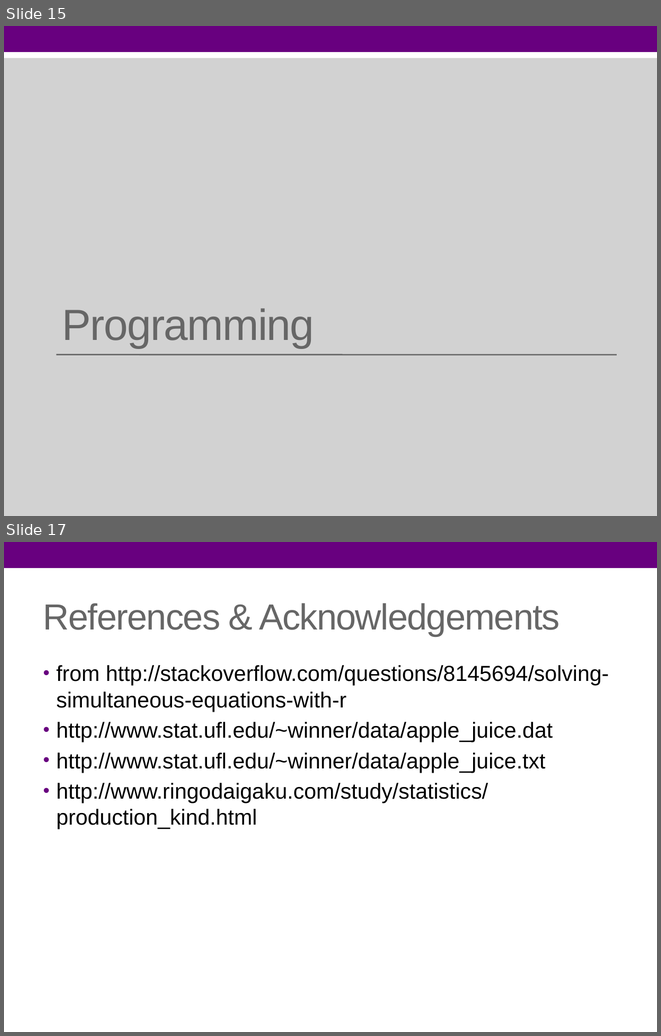
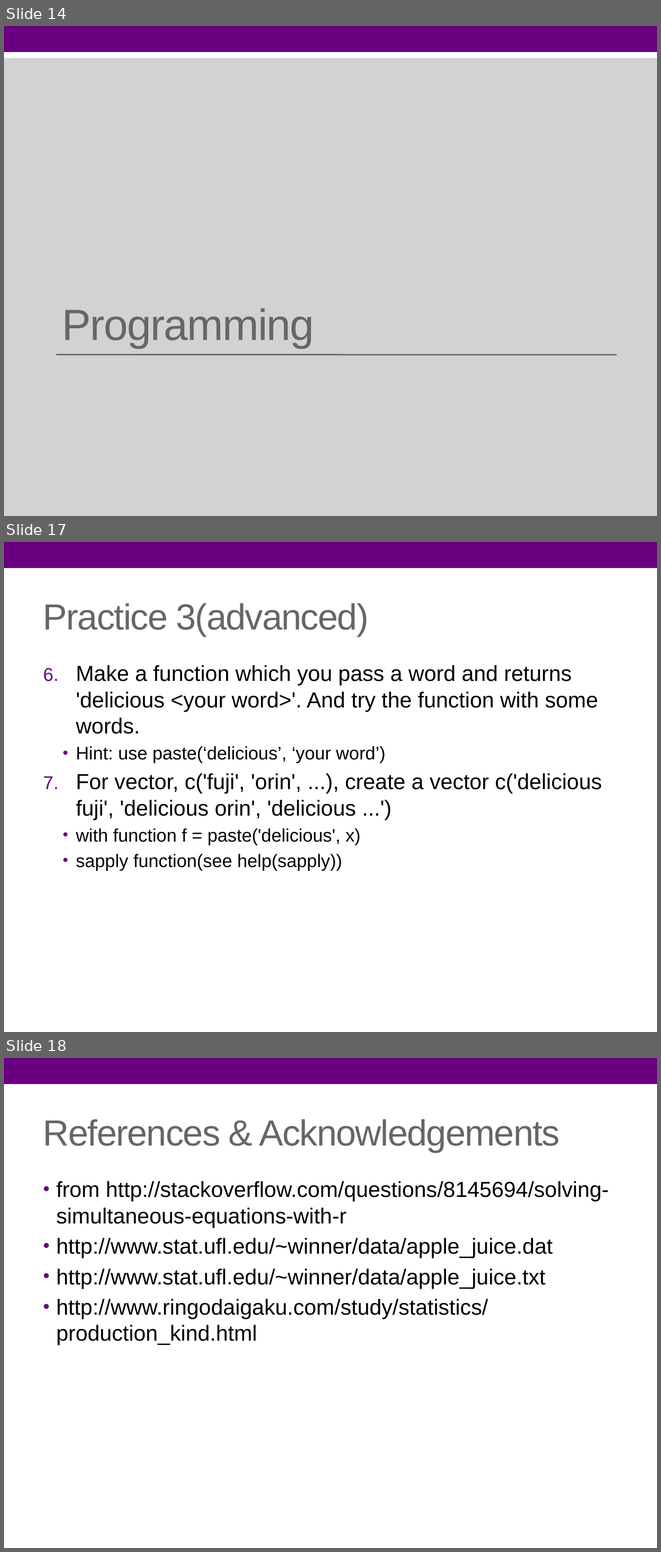
Before and after one commit to arity-r/pRactice, a slide deck: pRactice.pptx. Shown one above the other, each under a label of ours: slides 15 and 17 before the commit, slides 14, 17 and 18 after it; the slides between them are not shown. The pictures are 661x1036 and 661x1552 pixels, drawn with LibreOffice and Linux fonts; fonts in the diff are those of the drawing. Boxes give left, top, right and bottom in pixels: in the first picture for what was removed or moved away, otherwise in the second. Text is boxed around its words. In the diff, an @@ line names an element or a change of style, - is before the commit and + after.

```diff
--- a/pRactice.pptx
+++ b/pRactice.pptx
@@ slide 17 added at (4,542,657,1032), background #FFFFFF; not listed: 1 template element that a slide beside it also shows @@
@@ title added at (43,603,369,636), 40 pt, text #666666 @@
+Practice 3(advanced)
@@ text added at (76,665,602,870), 24 pt, text #000000 @@
+6. Make a function which you pass a word and returns 'delicious <your word>'. And try the function with some words.
+  • Hint: use paste(‘delicious’, ‘your word’)
+7. For vector, c('fuji', 'orin', ...), create a vector c('delicious fuji', 'delicious orin', 'delicious ...')
+  • with function f = paste('delicious', x)
+  • sapply function(see help(sapply))
@@ what was slide 15 is now slide 14 @@
@@ what was slide 17 is now slide 18 @@
```
Also in this commit, not shown: 2 other slides added, 2 slides removed, 1 other file.
